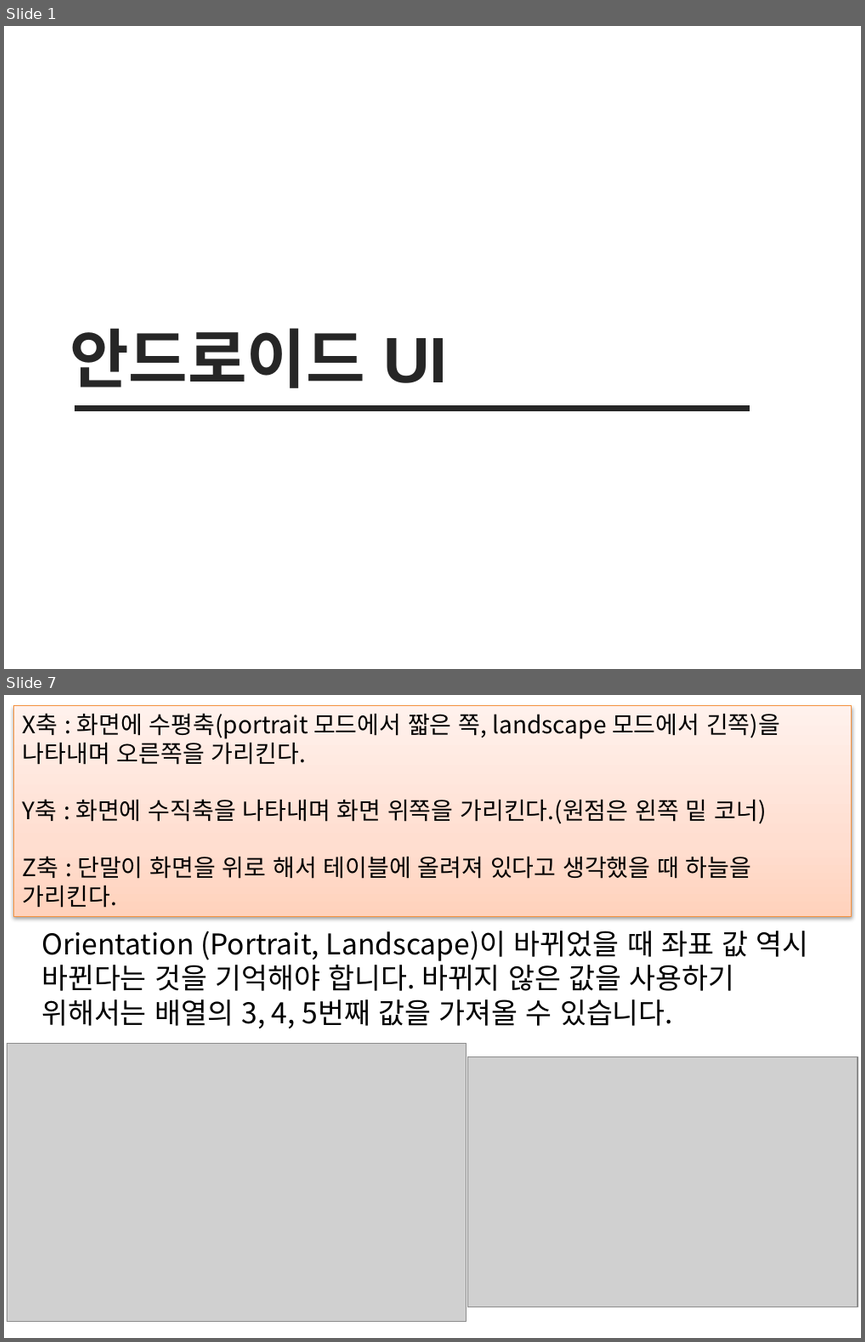
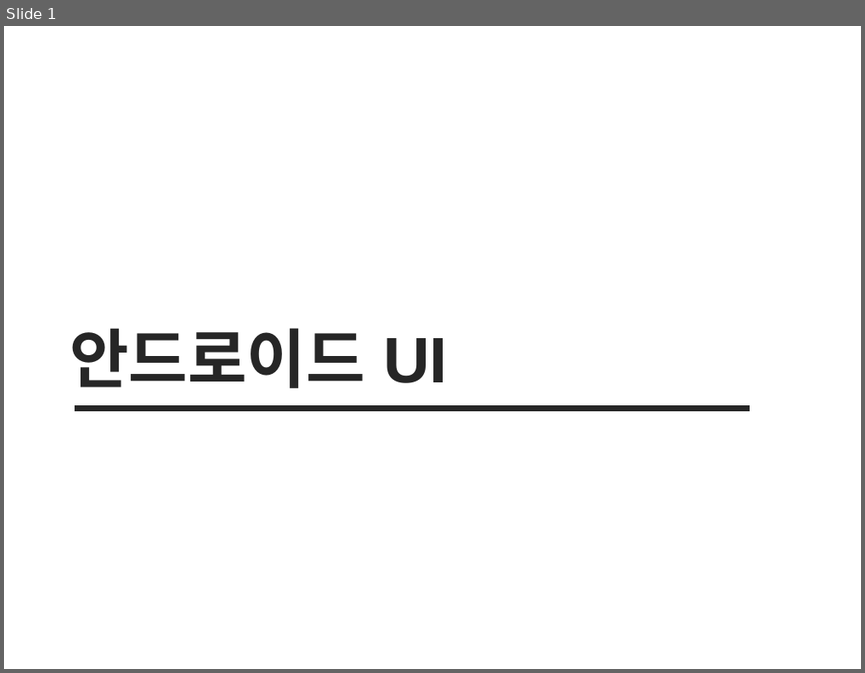
Before and after one commit to sc545/Beacon, a slide deck: 안드로이드 UI.pptx. Shown one above the other, each under a label of ours: slides 1 and 7 before the commit, slide 1 after it; the slides between them are not shown. The pictures are 865x1342 and 865x673 pixels, drawn with LibreOffice and Linux fonts; fonts in the diff are those of the drawing; grey boxes stand for pictures. Boxes give left, top, right and bottom in pixels: in the first picture for what was removed or moved away, otherwise in the second. Text is boxed around its words. In the diff, an @@ line names an element or a change of style, - is before the commit and + after.

```diff
--- a/안드로이드 UI.pptx
+++ b/안드로이드 UI.pptx
@@ slide 7 removed at (4, 695, 861, 1338), background #FFFFFF @@
@@ rectangle removed at (14, 706, 851, 917) @@
-X축 : 화면에 수평축(portrait 모드에서 짧은 쪽, landscape 모드에서 긴쪽)을 나타내며 오른쪽을 가리킨다.
-Y축 : 화면에 수직축을 나타내며 화면 위쪽을 가리킨다.(원점은 왼쪽 밑 코너)
-Z축 : 단말이 화면을 위로 해서 테이블에 올려져 있다고 생각했을 때 하늘을 가리킨다.
@@ text removed at (41, 930, 809, 1028) @@
-Orientation (Portrait, Landscape)이 바뀌었을 때 좌표 값 역시 바뀐다는 것을 기억해야 합니다. 바뀌지 않은 값을 사용하기 위해서는 배열의 3, 4, 5번째 값을 가져올 수 있습니다.
@@ picture removed at (7, 1043, 466, 1321) @@
@@ picture removed at (467, 1056, 857, 1306) @@
```
Also in this commit, not shown: 19 slides added, 14 other slides removed, 1 other file.
